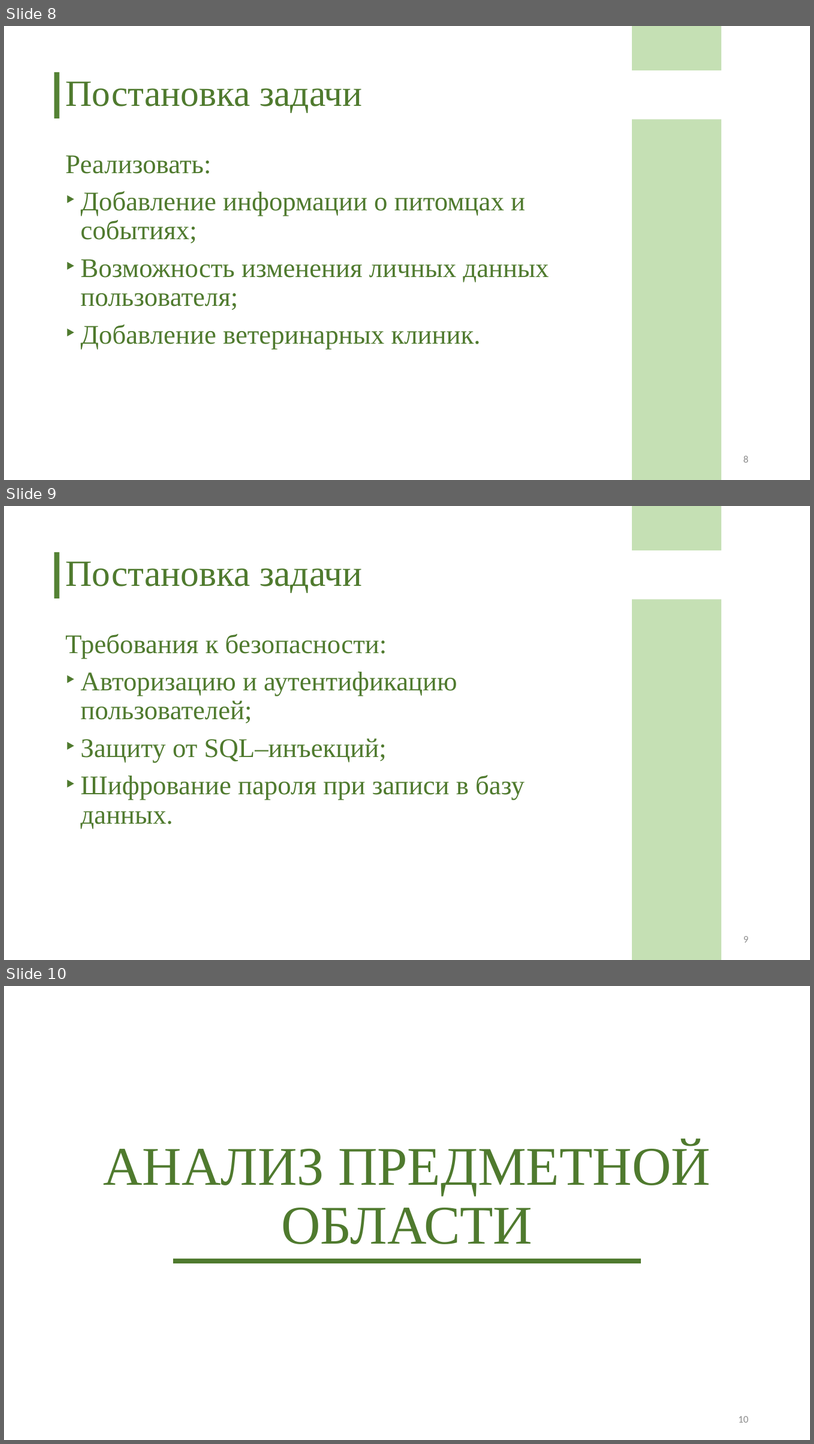
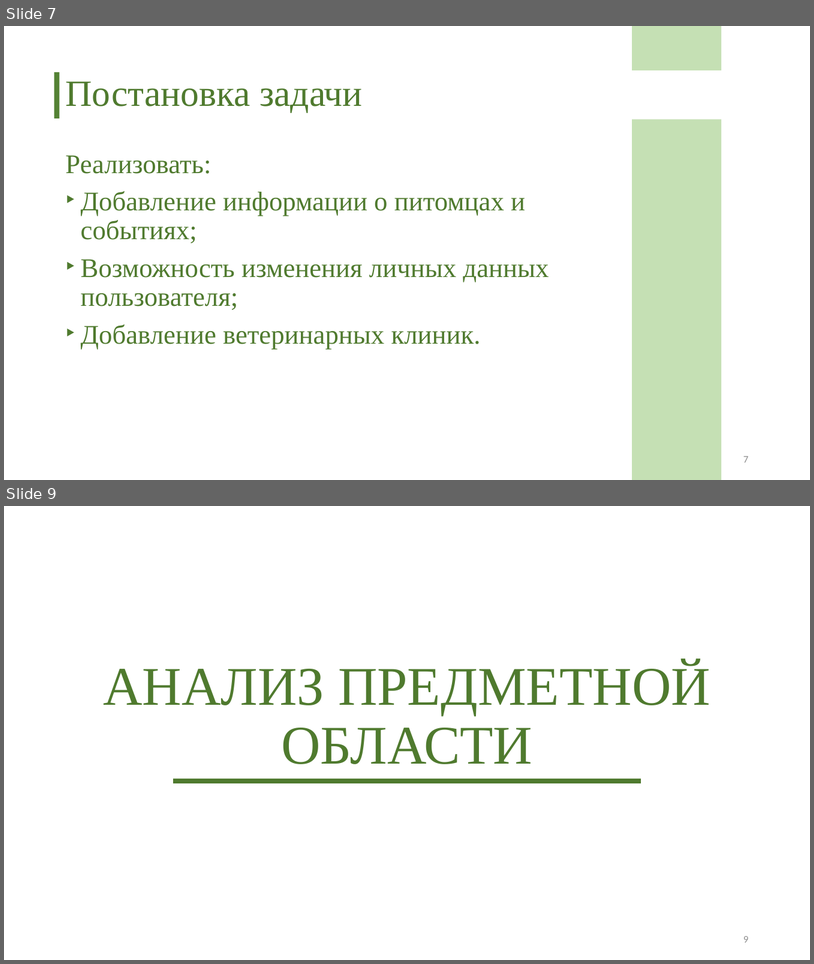
Before and after one commit to polyafedosova/TP-5.2-5, a slide deck: Documentation/Презентация.pptx. Shown one above the other, each under a label of ours: slides 8, 9 and 10 before the commit, slides 7 and 9 after it; the slides between them are not shown. The pictures are 814x1444 and 814x964 pixels, drawn with LibreOffice and Linux fonts; fonts in the diff are those of the drawing. Boxes give left, top, right and bottom in pixels: in the first picture for what was removed or moved away, otherwise in the second. Text is boxed around its words. In the diff, an @@ line names an element or a change of style, - is before the commit and + after.

```diff
--- a/Documentation/Презентация.pptx
+++ b/Documentation/Презентация.pptx
@@ slide 9 removed at (4,506,810,960), background #FFFFFF @@
@@ rectangle removed at (633,506,722,550) @@
@@ rectangle removed at (54,552,59,598) @@
@@ title removed at (65,561,363,592) @@
-Постановка задачи
@@ rectangle removed at (633,599,722,960) @@
@@ text removed at (65,634,525,829) @@
-Требования к безопасности:
-‣ Авторизацию и аутентификацию пользователей;
-‣ Защиту от SQL–инъекций;
-‣ Шифрование пароля при записи в базу данных.
@@ page number removed at (744,936,749,942) @@
-9
@@ what was slide 8 is now slide 7 @@
@@ page number at (744,456,749,462): text changed @@
-8
+7
@@ what was slide 10 is now slide 9 @@
@@ page number at (744,936,749,942): text changed @@
-10
+9
```
Also in this commit, not shown: 7 slides changed, 9 slides added, 10 other slides removed.
